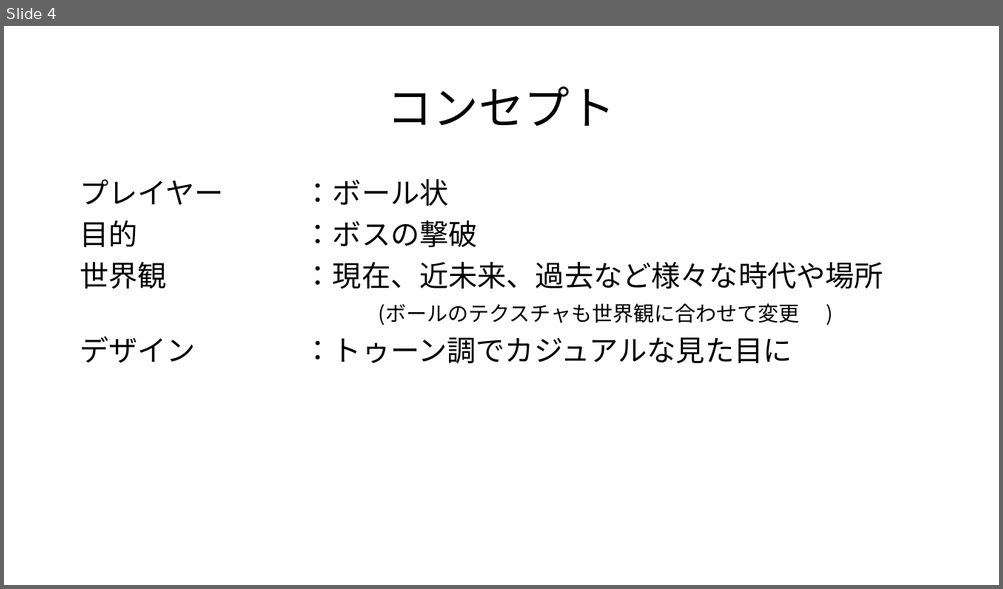
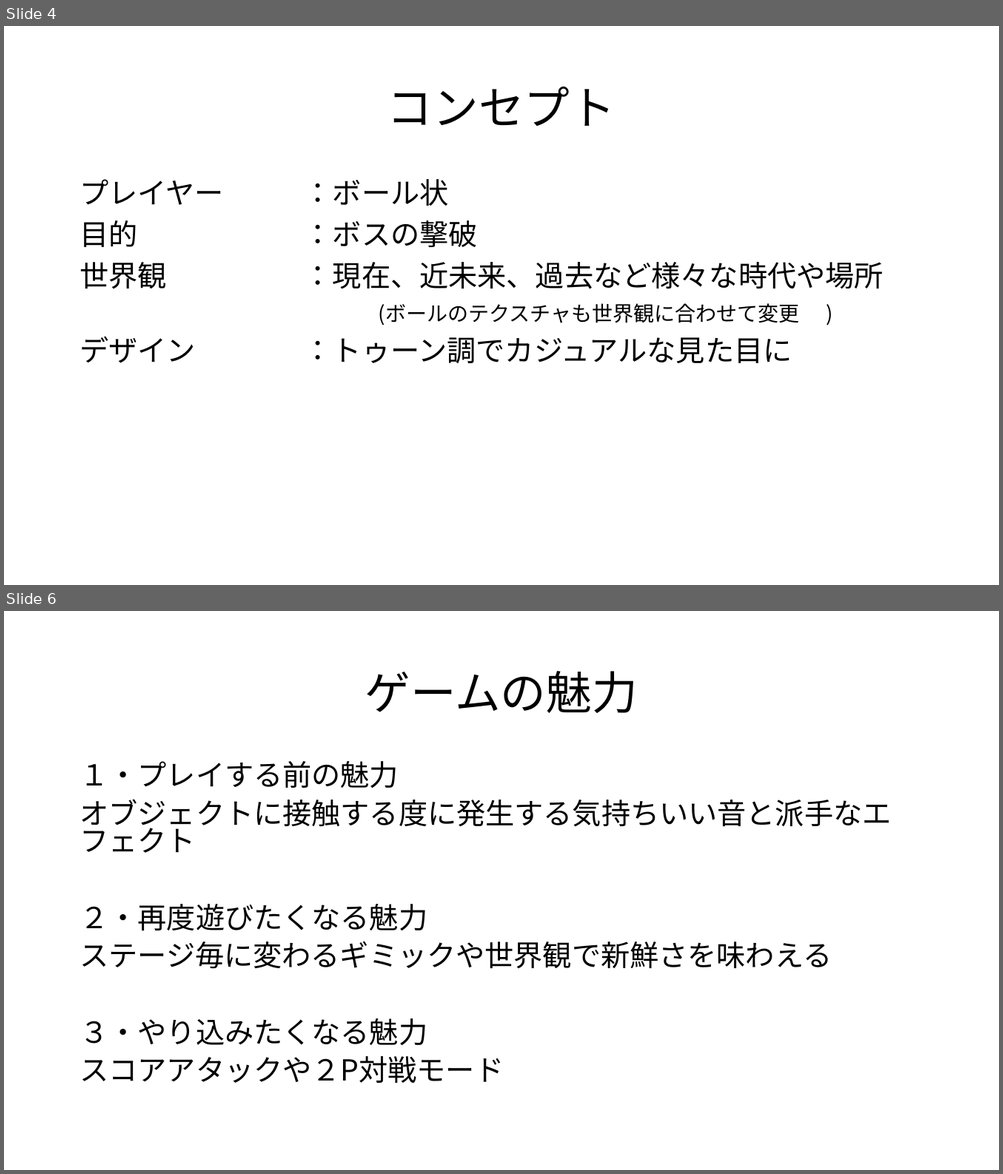
Before and after one commit to YuMild/GameAwards, a slide deck: Plan/ゲーム大賞企画書.pptx. Shown one above the other, each under a label of ours: slide 4 before the commit, slides 4 and 6 after it; the slides between them are not shown. The pictures are 1003x589 and 1003x1174 pixels, drawn with LibreOffice and Linux fonts; fonts in the diff are those of the drawing. Boxes give left, top, right and bottom in pixels: in the first picture for what was removed or moved away, otherwise in the second. Text is boxed around its words. In the diff, an @@ line names an element or a change of style, - is before the commit and + after.

```diff
--- a/Plan/ゲーム大賞企画書.pptx
+++ b/Plan/ゲーム大賞企画書.pptx
@@ slide 6 added at box(4, 611, 999, 1170), background #FFFFFF @@
@@ title added at box(365, 671, 637, 713), 44 pt, text #000000 @@
+ゲームの魅力
@@ text added at box(79, 761, 891, 1083), 28 pt, text #000000 @@
+１・プレイする前の魅力
+オブジェクトに接触する度に発生する気持ちいい音と派手なエフェクト
+２・再度遊びたくなる魅力
+ステージ毎に変わるギミックや世界観で新鮮さを味わえる
+３・やり込みたくなる魅力
+スコアアタックや２P対戦モード
```
Also in this commit, not shown: 1 slide changed, 1 other slide added, 22 other files.
